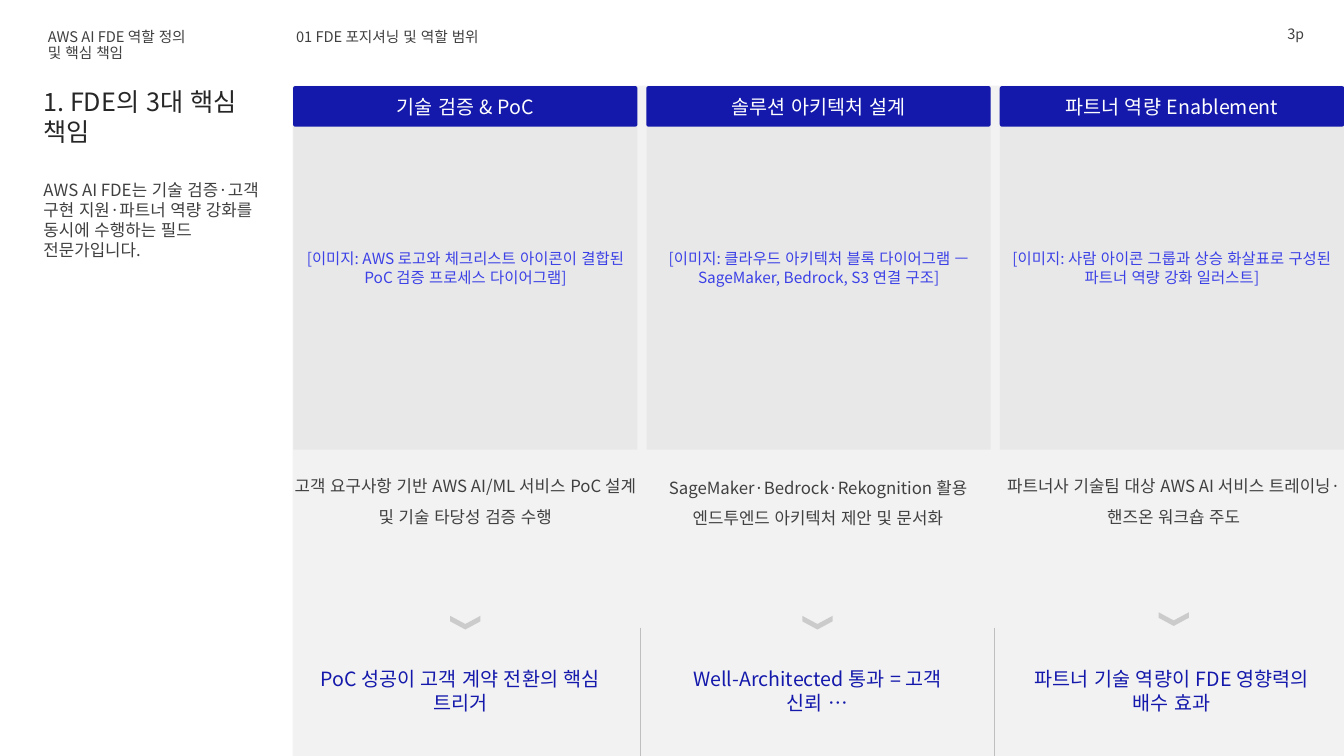
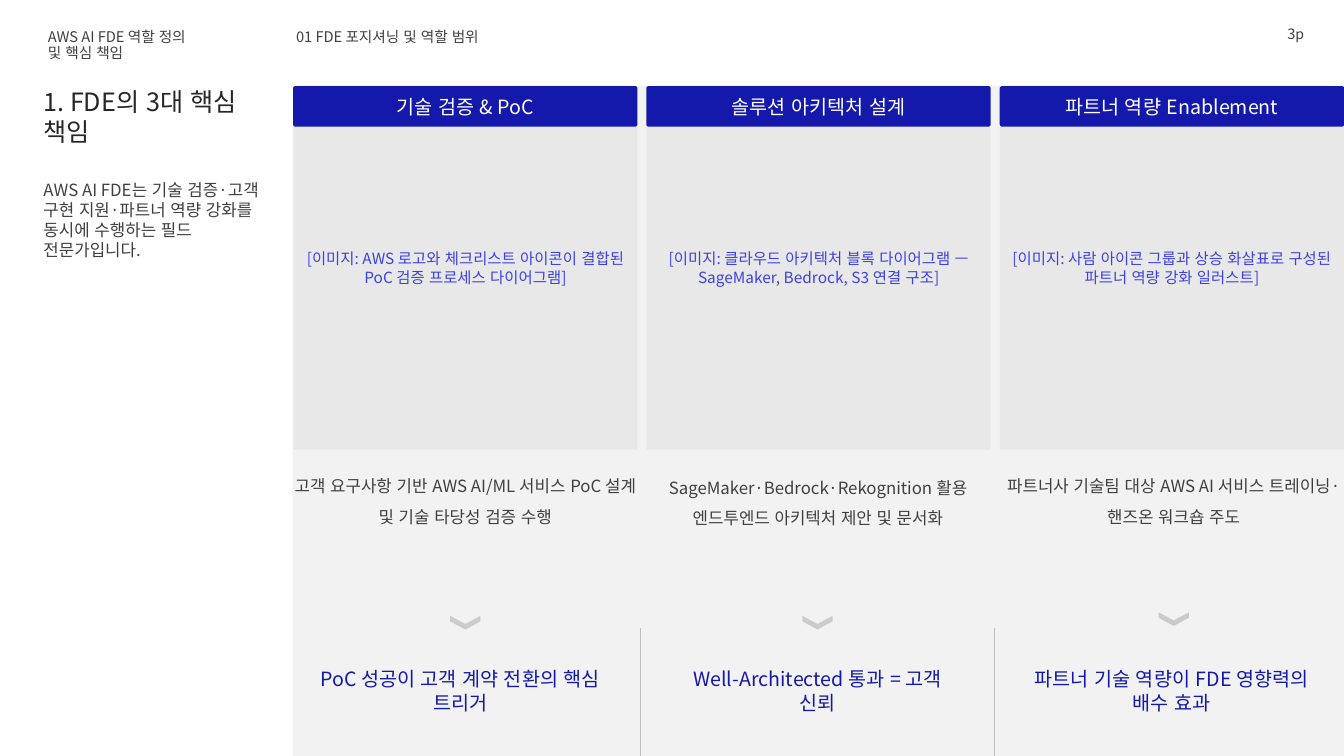
Before and after one commit to lhs6395-hslee/2026-gsn-pptx, a slide deck: slide 3 of result/AWS_AI_FDE.pptx. Drawn at 1344x756 pixels with LibreOffice and Linux fonts; fonts in the diff are those of the drawing; background and template pictures are left out. Boxes give left, top, right and bottom in pixels: in the first picture for what was removed or moved away, otherwise in the second. Text is boxed around its words. In the diff, an @@ line names an element or a change of style, - is before the commit and + after.

```diff
--- a/result/AWS_AI_FDE.pptx
+++ b/result/AWS_AI_FDE.pptx
@@ text at [693, 669, 941, 712]: text changed @@
-Well-Architected 통과 = 고객 신뢰 …
+Well-Architected 통과 = 고객 신뢰
```
Also in this commit, not shown: 1 other slide changed, 1 other file.
